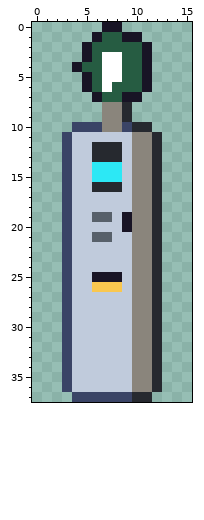
Edited in one commit: pixel-art file (art/roadside/curb-pay-station@75.aseprite). This is how it looked before the edit.
16x38 pixels, 1 frame.
The result:
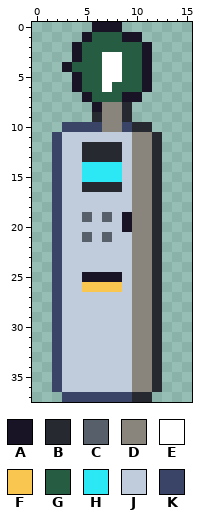
Palette (. is transparent): A #181425  B #26292f  C #57606a  D #8a857c  E #ffffff  F #f9c74f  G #265c42  H #2ce8f5  J #c0cbdc  K #3a4466
Diff:
{"y":0,"x":6,"old":".","new":"A"}
{"y":1,"x":5,"old":".A","new":"AG"}
{"y":2,"x":4,"old":".A","new":"AG"}
{"y":3,"x":4,"old":".A","new":"AG"}
{"y":4,"x":3,"old":".A","new":"AG"}
{"y":5,"x":4,"old":".A","new":"AG"}
{"y":6,"x":4,"old":".A","new":"AG"}
{"y":7,"x":5,"old":".A","new":"AG"}
{"y":8,"x":6,"old":".","new":"A"}
{"y":9,"x":6,"old":".","new":"B"}
{"y":10,"x":3,"old":".","new":"K"}
{"y":11,"x":2,"old":".K","new":"KJ"}
{"y":12,"x":2,"old":".K","new":"KJ"}
{"y":12,"x":5,"old":"J","new":"B"}
{"y":13,"x":2,"old":".K","new":"KJ"}
{"y":13,"x":5,"old":"J","new":"B"}
{"y":14,"x":2,"old":".K","new":"KJ"}
{"y":14,"x":5,"old":"J","new":"H"}
{"y":15,"x":2,"old":".K","new":"KJ"}
{"y":15,"x":5,"old":"J","new":"H"}
{"y":16,"x":2,"old":".K","new":"KJ"}
{"y":16,"x":5,"old":"J","new":"B"}
{"y":17,"x":2,"old":".K","new":"KJ"}
{"y":18,"x":2,"old":".K","new":"KJ"}
{"y":19,"x":2,"old":".K","new":"KJ"}
{"y":19,"x":5,"old":"JC","new":"CJ"}
{"y":20,"x":2,"old":".K","new":"KJ"}
{"y":21,"x":2,"old":".K","new":"KJ"}
{"y":21,"x":5,"old":"JC","new":"CJ"}
{"y":22,"x":2,"old":".K","new":"KJ"}
{"y":23,"x":2,"old":".K","new":"KJ"}
{"y":24,"x":2,"old":".K","new":"KJ"}
{"y":25,"x":2,"old":".K","new":"KJ"}
{"y":25,"x":5,"old":"J","new":"A"}
{"y":26,"x":2,"old":".K","new":"KJ"}
{"y":26,"x":5,"old":"J","new":"F"}
{"y":27,"x":2,"old":".K","new":"KJ"}
{"y":28,"x":2,"old":".K","new":"KJ"}
{"y":29,"x":2,"old":".K","new":"KJ"}
{"y":30,"x":2,"old":".K","new":"KJ"}
{"y":31,"x":2,"old":".K","new":"KJ"}
{"y":32,"x":2,"old":".K","new":"KJ"}
{"y":33,"x":2,"old":".K","new":"KJ"}
{"y":34,"x":2,"old":".K","new":"KJ"}
{"y":35,"x":2,"old":".K","new":"KJ"}
{"y":36,"x":2,"old":".K","new":"KJ"}
{"y":37,"x":3,"old":".","new":"K"}
{"label":"changed","picture_box":[52,22,102,402]}
